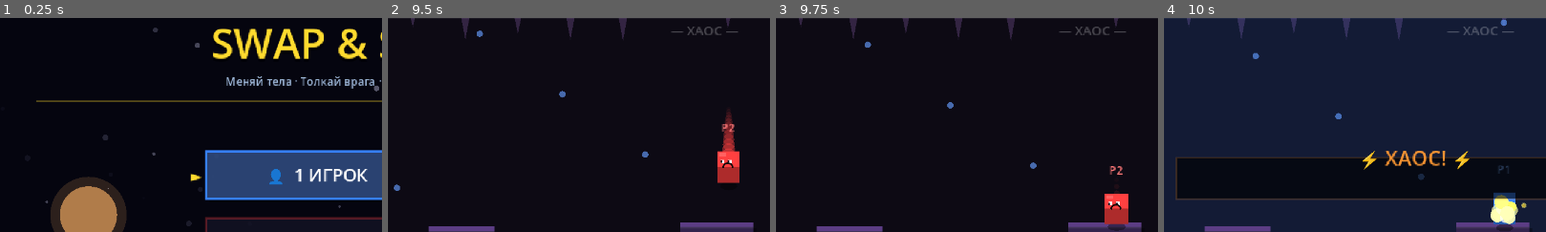
Above: before the commit, frames 1-4 (left to right).
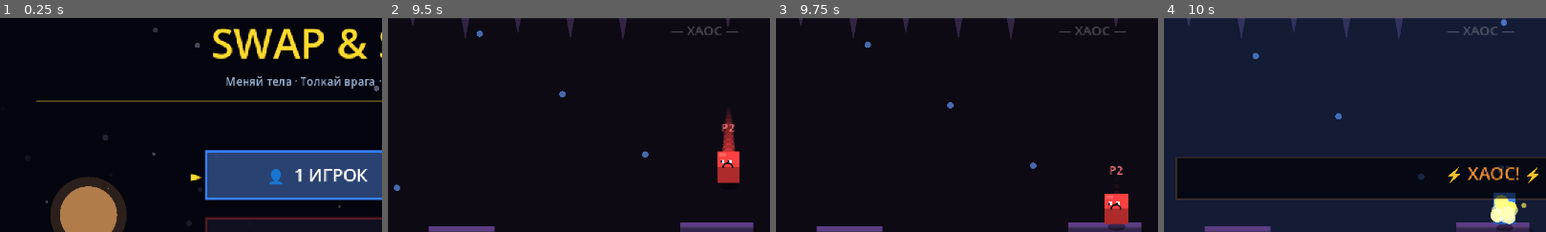
Above: after the commit, the same moments.

Repository: kkeefi/Swap-slap
Game: Godot game, scene res://Game.tscn
Same seed, same stepped clock (60 frames per second), same inputs: the game is played once before the commit and once after it.
Inputs:
- Up to frame 1 (0.25 s): no input
- Up to frame 2 (9.5 s): tap Enter (p2_swap) at 0.5, 1.35, 7.35 s; hold Up 0.53-2.03 s; tap E (p1_swap) at 0.6, 6.6 s; tap Space at 0.77, 1.52, 3.02, 3.77, 4.52, 6.02, 6.77, 7.52, 9.02 s; hold Left 2.03-3.53 s; tap H at 2.1, 8.1 s; tap I at 2.85, 8.85 s; hold S 3.53-4.28 s; tap T at 3.6 s; hold D 4.28-5.03 s; tap B at 4.35 s; hold Up 5.03-5.78 s; tap U at 5.1 s; hold D 5.78-8.03 s; tap G at 5.85 s; hold S 8.03-8.78 s; hold Left from 8.78 s (still down)
- Up to frame 3 (9.75 s): release Left at 9.53 s; hold Up from 9.53 s (still down); tap T at 9.6 s
- Up to frame 4 (10 s): keep holding Up; tap Space at 9.77 s
The pictures show only the part of the screen within x 7-57%, y 9-59%; the shares and areas given below are measured in that part.

Frames 1-3 are identical in both runs. In frame 4, 1.4% of the frame differs, in the area x 52-98%, y 62-78%.

Commit message:
fixing easy bot

Diff:
--- a/scripts/bot.gd
+++ b/scripts/bot.gd
@@ -119,73 +119,48 @@
 
 func _update_easy(delta: float, bot: Dictionary, enemy: Dictionary,
 		_platforms: Array, mode: int, king_rect: Rect2,
-		lava_y: float, swap_ready_bot: bool) -> void:
+		lava_y: float, _swap_ready_bot: bool) -> void:
 
 	var bp : Vector2 = bot.pos
 	var ep : Vector2 = enemy.pos
-	var dist : float  = bp.distance_to(ep)
-
-	if swap_ready_bot and (ep.x < 70 or ep.x > Globals.VW - 70) and randf() < 0.3:
-		swap = true
+	var dist : float = bp.distance_to(ep)
 
 	if mode == Globals.Mode.LAVA: _lava_survive(bot, _platforms, lava_y); return
 	if mode == Globals.Mode.KING: _king_logic(bot, enemy, king_rect); return
 
 	_easy_think_cd -= delta
 	if _easy_think_cd > 0:
-		_exec_easy_state(bp, ep, dist, bot)
-		return
-
-	_easy_think_cd = randf_range(0.15, 0.35)
-
-	if randf() < 0.25:
-		if randf() < 0.5: right = true
-		else: left = true
-		if randf() < 0.2 and bot.on_floor: jump = true
-		return
-
-	var near_self:bool=bp.x<EDGE_DANGER or bp.x>Globals.VW-EDGE_DANGER
-	if near_self and not bot.on_floor:
-		_state=State.RETREAT
-		_dodge_dir=int(-sign(bp.x-Globals.VW/2.0))
-		if _dodge_dir==0: _dodge_dir=1
-	elif _stuck_timer>0.5:
-		_state=State.JUMP_TO; _stuck_timer=0.0
-	elif dist<REACT_DIST:
-		_state=State.ATTACK
-	else: _state=State.CHASE
-
-	_exec_easy_state(bp, ep, dist, bot)
-
-func _exec_easy_state(bp: Vector2, ep: Vector2, dist: float, bot: Dictionary) -> void:
-	var dx : float = ep.x - bp.x
-	match _state:
-		State.CHASE:
-			if abs(dx) > 6:
+		if randf() < 0.5:
+			var dx : float = ep.x - bp.x
+			if abs(dx) > 12:
 				if dx > 0: right = true
 				else: left = true
-			if bot.on_floor and ep.y < bp.y - 25 and _jump_cd <= 0:
-				jump = true; _jump_cd = 0.5
-		State.ATTACK:
-			if abs(dx) > 8:
-				if dx > 0: right = true
-				else: left = true
-			if dist < REACT_DIST: push = true
-			if bot.on_floor and abs(ep.y-bp.y) > 20 and _jump_cd <= 0:
-				jump = true; _jump_cd = 0.4
-		State.RETREAT:
-			if _dodge_dir > 0: right = true
-			else: left = true
-			if bot.on_floor and _jump_cd <= 0:
-				jump = true; _jump_cd = 0.6
-		State.SURVIVE:
-			if bp.x<Globals.VW/2: right=true
-			else: left=true
-		State.JUMP_TO:
-			if dx > 0: right = true
-			else: left = true
-			if bot.on_floor and _jump_cd <= 0:
-				jump = true; _jump_cd = 0.5
+		return
+
+	_easy_think_cd = randf_range(0.25, 0.55)
+
+	if randf() < 0.25:
+		return
+
+	if randf() < 0.15:
+		if randf() < 0.5: right = true
+		else: left = true
+		return
+
+	var dx : float = ep.x - bp.x
+	if abs(dx) > 12:
+		if dx > 0: right = true
+		else: left = true
+
+	if dist < REACT_DIST and randf() < 0.7:
+		push = true
+
+	if bot.on_floor and ep.y < bp.y - 30 and _jump_cd <= 0 and randf() < 0.7:
+		jump = true; _jump_cd = 0.6
+
+	if (bp.x < EDGE_DANGER or bp.x > Globals.VW - EDGE_DANGER) and randf() < 0.65:
+		if bp.x < Globals.VW / 2: right = true
+		else: left = true
 
 func _update_medium(delta: float, bot: Dictionary, enemy: Dictionary,
 		platforms: Array, mode: int, king_rect: Rect2,
--- a/scripts/globals.gd
+++ b/scripts/globals.gd
@@ -12,7 +12,7 @@
 const VH: float = 270.0
 const PW: float = 7.0
 const PH: float = 10.0
-const KING_WIN_TIME: float = 10.0
+const KING_WIN_TIME: float = 7.0
 
 const C_P1: Color = Color(0.22, 0.52, 1.00)
 const C_P2: Color = Color(1.00, 0.25, 0.25)
--- a/scripts/renderer.gd
+++ b/scripts/renderer.gd
@@ -537,12 +537,22 @@
 	var alpha : float = clamp(timer, 0.0, 1.0)
 	if timer > 99.0: alpha = 1.0
 	if alpha <= 0.0: return
+
 	var ay : float = Globals.VH/2.0 - 18.0
-	c.draw_rect(Rect2(40, ay-5, Globals.VW-80, 26), Color(0,0,0,alpha*0.68))
-	c.draw_rect(Rect2(40, ay-5, Globals.VW-80, 26), Color(color.r,color.g,color.b,alpha*0.20), false, 1.0)
-	c.draw_string(ThemeDB.fallback_font, Vector2(Globals.VW/2-85, ay),
-				  text, HORIZONTAL_ALIGNMENT_LEFT, -1, 13,
-				  Color(color.r,color.g,color.b,alpha))
+	var pad : float = 40.0
+	var pw : float = Globals.VW - pad * 2.0
+	var px : float = pad
+
+	c.draw_rect(Rect2(px, ay-5, pw, 26), Color(0,0,0,alpha*0.68))
+	c.draw_rect(Rect2(px, ay-5, pw, 26), Color(color.r,color.g,color.b,alpha*0.20), false, 1.0)
+
+	c.draw_string(ThemeDB.fallback_font,
+				  Vector2(px, ay + 9),
+				  text,
+				  HORIZONTAL_ALIGNMENT_CENTER,
+				  int(pw),
+				  11,
+				  Color(color.r, color.g, color.b, alpha))
 
 
 func draw_result(c: Node2D, winner: int, scores: Array,
